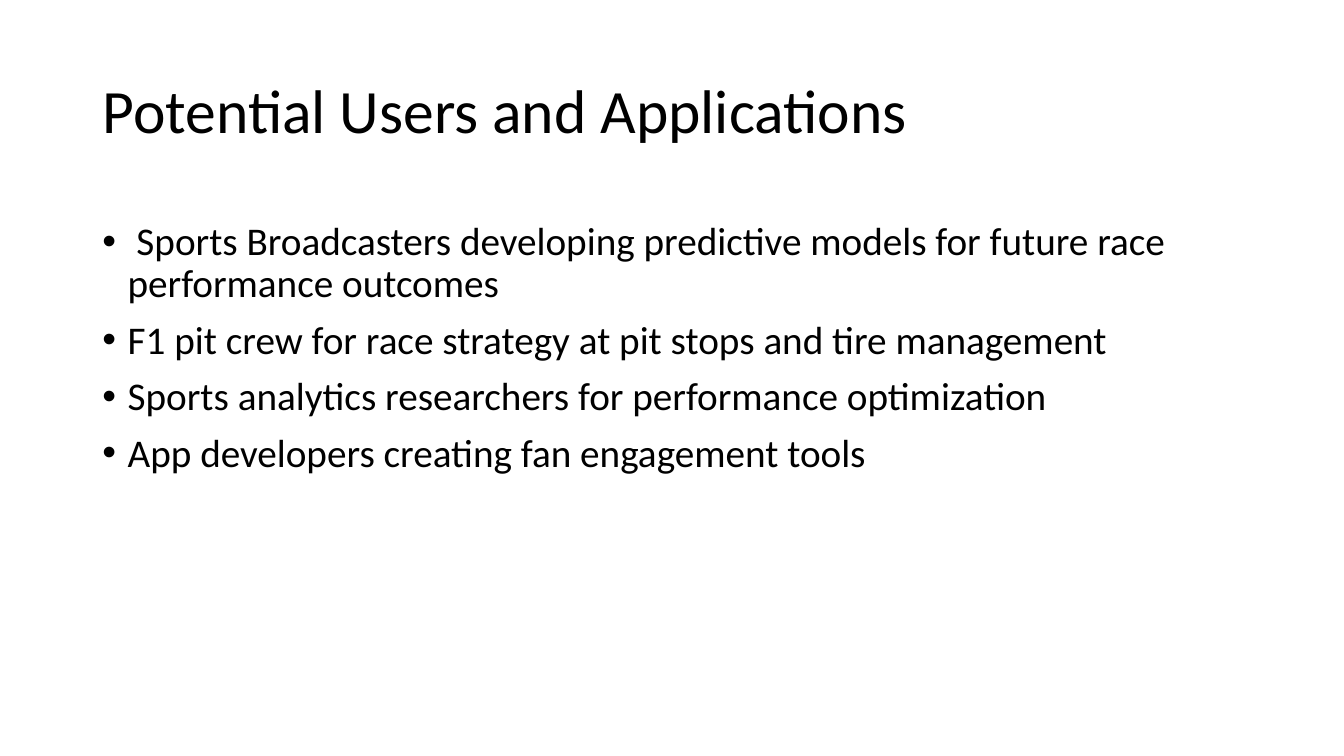
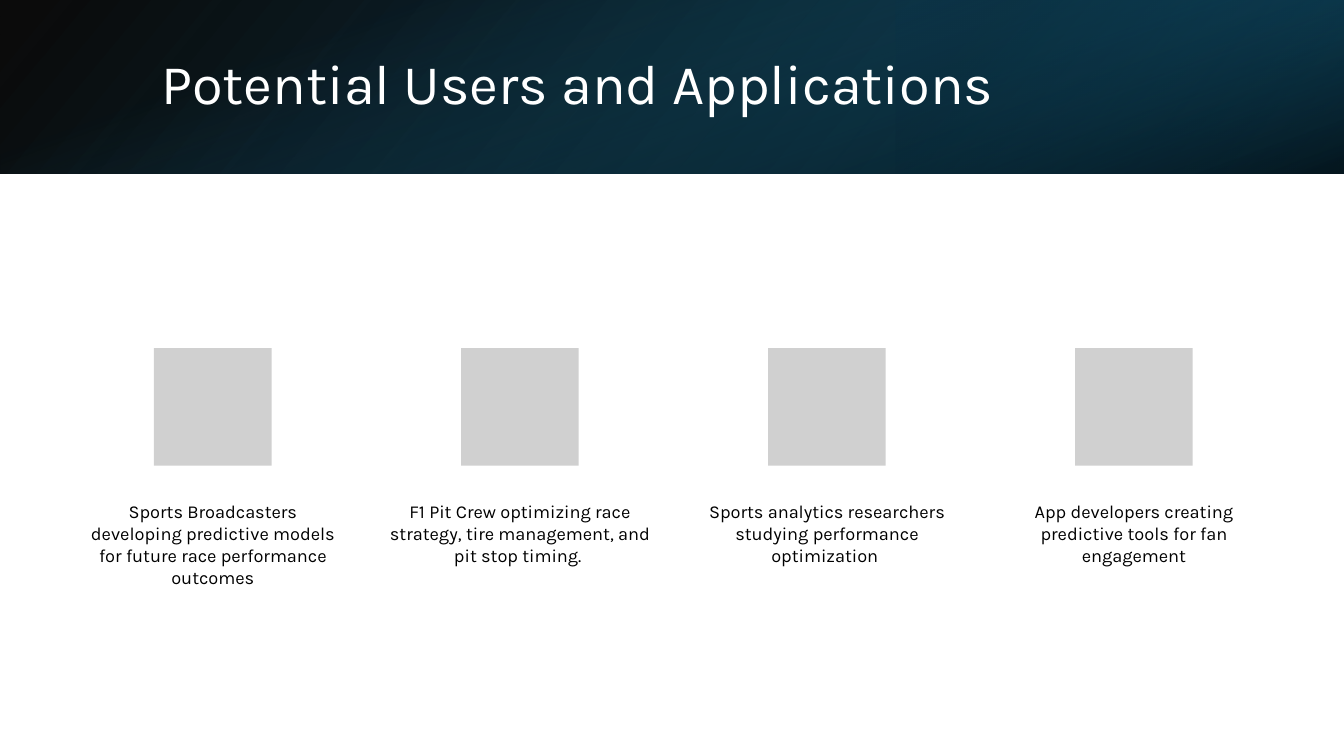
Before and after one commit to minhmgnvo/dsci511-group-assignment, a slide deck: slide 4 of Project-Presentation-Template.pptx (slide 3 before the commit). Drawn at 1344x756 pixels with LibreOffice and Linux fonts; fonts in the diff are those of the drawing; grey boxes stand for pictures. Boxes give left, top, right and bottom in pixels: in the first picture for what was removed or moved away, otherwise in the second. Text is boxed around its words. In the diff, an @@ line names an element or a change of style, - is before the commit and + after.

Commit message:
Add updated powerpoint

```diff
--- a/Project-Presentation-Template.pptx
+++ b/Project-Presentation-Template.pptx
@@ rectangle added at bbox=[0, 0, 1344, 173], fill gradient #000000 to #104862 @@
@@ rectangle added at bbox=[0, 1, 1343, 174], fill gradient #156082 to #000000 @@
@@ rectangle added at bbox=[896, 0, 1344, 173], fill gradient #0B3041 to #156082 @@
@@ title "Potential Users and Applications": place and size @@
-title "Potential Users and Applications" at bbox=[102, 90, 907, 143]
+title "Potential Users and Applications" at bbox=[161, 65, 993, 117]
@@ title "Potential Users and Applications" at bbox=[161, 65, 993, 117]: size 44 to 40 pt, font Calibri to Karla, text colour #000000 to #FFFFFF @@
@@ text removed at bbox=[128, 227, 1165, 474] @@
-• Sports Broadcasters developing predictive models for future race performance outcomes
-• F1 pit crew for race strategy at pit stops and tire management
-• Sports analytics researchers for performance optimization
-• App developers creating fan engagement tools
@@ group added at bbox=[91, 348, 1233, 585]: 4 pictures, 4 texts @@
+Sports Broadcasters developing predictive models for future race performance outcomes
+F1 Pit Crew optimizing race strategy, tire management, and pit stop timing.
+Sports analytics researchers studying performance optimization
+App developers creating predictive tools for fan engagement
```
Also in this commit, not shown: 6 other slides changed, 5 slides added, 3 slides removed.
